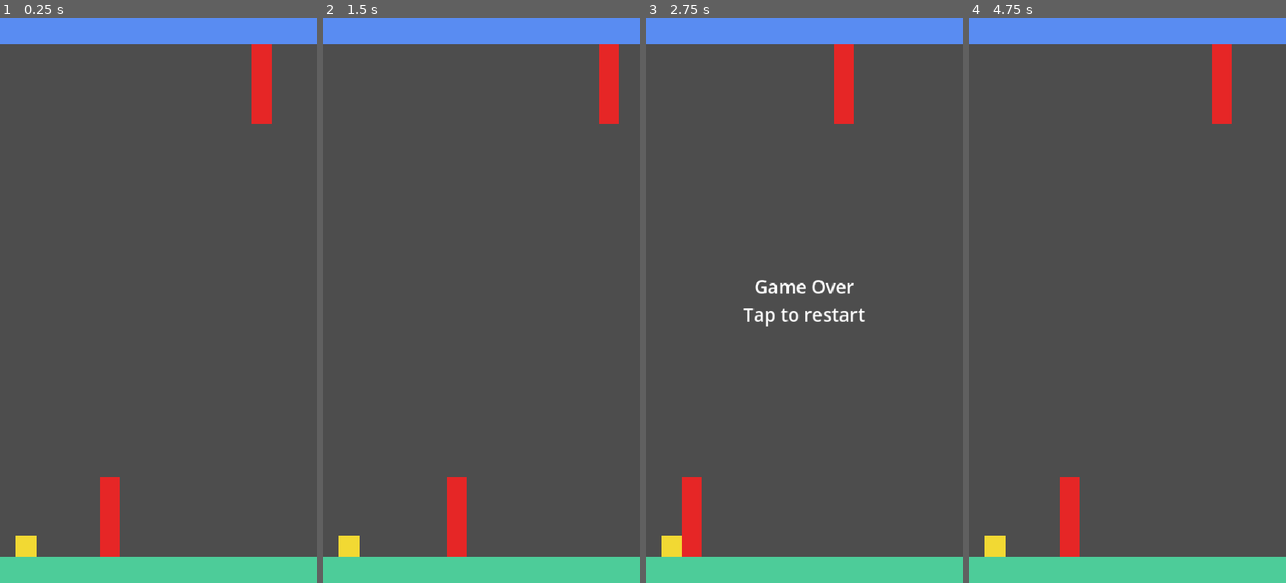
Above: before the commit, frames 1-4 (left to right).
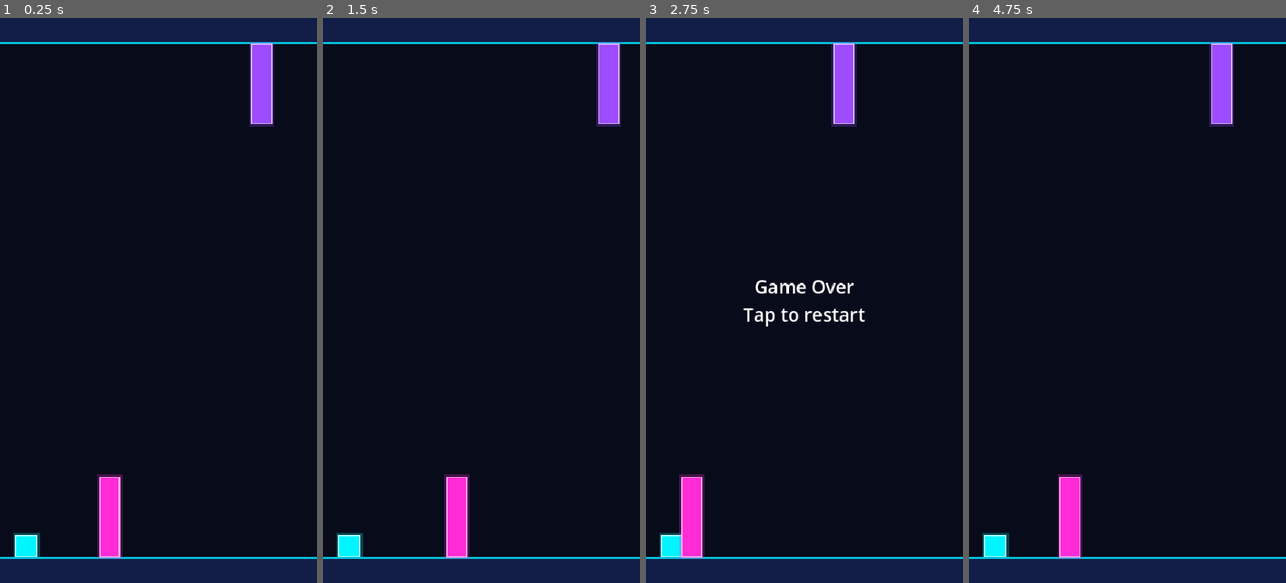
Above: after the commit, the same moments.

Repository: aniketsagar/gravity-flip
Game: Godot game, scene res://scenes/main.tscn
Same seed, same stepped clock (60 frames per second), same inputs: the game is played once before the commit and once after it.
Inputs (mouse positions are in pixels of both pictures, inside the frame that each line leads up to):
- Up to frame 1 (0.25 s): no input
- Up to frame 2 (1.5 s): move the mouse to (551, 272) at 0.52 s; click (551, 272) at 0.67 s; tap Enter at 1.25 s; move the mouse to (418, 328) at 1.27 s; click (418, 328) at 1.42 s
- Up to frame 3 (2.75 s): move the mouse to (836, 176) at 2.02 s; click (836, 176) at 2.17 s
- Up to frame 4 (4.75 s): tap Enter at 2.75, 4.25 s; move the mouse to (1111, 413) at 2.77 s; click (1111, 413) at 2.92 s; move the mouse to (1222, 385) at 3.52 s; click (1222, 385) at 3.67 s; move the mouse to (1032, 215) at 4.27 s; click (1032, 215) at 4.42 s

The runs differ from the first frame. In frame 1, 100% of the frame differs, in the area x 0-100%, y 0-100%; in frame 2, 100%; in frame 3, 100%; in frame 4, 100%.

Commit message:
feat: neon arcade visuals for player, hazards and surfaces
Cyan player, magenta ground and violet ceiling hazards with outline and
halo nodes, cyan accent on ground and ceiling, navy clear colour. Visual
only; collision shapes and gameplay are unchanged.

Co-Authored-By: Claude Sonnet 5.5 <noreply@anthropic.com>

Diff:
--- a/project.godot
+++ b/project.godot
@@ -31,6 +31,7 @@
 
 [rendering]
 
+environment/defaults/default_clear_color=Color(0.031, 0.043, 0.102, 1)
 rendering_device/driver.windows="d3d12"
 renderer/rendering_method="gl_compatibility"
 renderer/rendering_method.mobile="gl_compatibility"
--- a/scenes/hazard.tscn
+++ b/scenes/hazard.tscn
@@ -10,5 +10,15 @@
 
 [node name="CollisionShape2D" type="CollisionShape2D" parent="."]
 
+[node name="Halo" type="ColorRect" parent="."]
+mouse_filter = 2
+color = Color(1, 0.17, 0.84, 0.25)
+
 [node name="Visual" type="ColorRect" parent="."]
-color = Color(0.9, 0.15, 0.15, 1)
+color = Color(1, 0.17, 0.84, 1)
+
+[node name="Outline" type="ReferenceRect" parent="."]
+mouse_filter = 2
+border_color = Color(1, 0.7, 0.94, 1)
+border_width = 2.0
+editor_only = false
--- a/scenes/main.tscn
+++ b/scenes/main.tscn
@@ -23,12 +23,30 @@
 [node name="CollisionShape2D" type="CollisionShape2D" parent="Player" unique_id=193951648]
 shape = SubResource("RectangleShape2D_player")
 
+[node name="Halo" type="ColorRect" parent="Player"]
+mouse_filter = 2
+offset_left = -20.0
+offset_top = -20.0
+offset_right = 20.0
+offset_bottom = 20.0
+color = Color(0, 0.96, 1, 0.25)
+
 [node name="Visual" type="ColorRect" parent="Player" unique_id=1707374400]
 offset_left = -16.0
 offset_top = -16.0
 offset_right = 16.0
 offset_bottom = 16.0
-color = Color(0.95, 0.85, 0.2, 1)
+color = Color(0, 0.96, 1, 1)
+
+[node name="Outline" type="ReferenceRect" parent="Player"]
+mouse_filter = 2
+offset_left = -16.0
+offset_top = -16.0
+offset_right = 16.0
+offset_bottom = 16.0
+border_color = Color(0.7, 1, 1, 1)
+border_width = 2.0
+editor_only = false
 
 [node name="Ground" type="StaticBody2D" parent="." unique_id=472901418]
 position = Vector2(240, 834)
@@ -41,7 +59,15 @@
 offset_top = -20.0
 offset_right = 240.0
 offset_bottom = 20.0
-color = Color(0.3, 0.8, 0.6, 1)
+color = Color(0.07, 0.12, 0.28, 1)
+
+[node name="Accent" type="ColorRect" parent="Ground"]
+mouse_filter = 2
+offset_left = -240.0
+offset_top = -20.0
+offset_right = 240.0
+offset_bottom = -17.0
+color = Color(0, 0.75, 0.85, 1)
 
 [node name="Ceiling" type="StaticBody2D" parent="." unique_id=344784266]
 position = Vector2(240, 20)
@@ -54,7 +80,15 @@
 offset_top = -20.0
 offset_right = 240.0
 offset_bottom = 20.0
-color = Color(0.35, 0.55, 0.95, 1)
+color = Color(0.07, 0.12, 0.28, 1)
+
+[node name="Accent" type="ColorRect" parent="Ceiling"]
+mouse_filter = 2
+offset_left = -240.0
+offset_top = 17.0
+offset_right = 240.0
+offset_bottom = 20.0
+color = Color(0, 0.75, 0.85, 1)
 
 [node name="Hazards" type="Node2D" parent="." unique_id=955746124]
 
--- a/scripts/hazard.gd
+++ b/scripts/hazard.gd
@@ -1,4 +1,10 @@
 extends Area2D
+
+const GROUND_COLOR := Color("ff2bd6")
+const CEILING_COLOR := Color("9d4dff")
+# The halo is the core colour at low alpha, a few pixels larger on every side.
+const HALO_PAD := 4.0
+const HALO_ALPHA := 0.25
 
 var size := Vector2.ZERO
 var ceiling_side := false
@@ -26,3 +32,13 @@
 	var visual: ColorRect = $Visual
 	visual.size = size
 	visual.position = -size / 2.0
+	var core := CEILING_COLOR if on_ceiling else GROUND_COLOR
+	visual.color = core
+	var halo: ColorRect = $Halo
+	halo.color = Color(core, HALO_ALPHA)
+	halo.size = size + Vector2.ONE * HALO_PAD * 2.0
+	halo.position = -halo.size / 2.0
+	var outline: ReferenceRect = $Outline
+	outline.border_color = core.lightened(0.6)
+	outline.size = size
+	outline.position = -size / 2.0
--- a/scripts/main.gd
+++ b/scripts/main.gd
@@ -2,6 +2,7 @@
 
 const SCROLL_SPEED := 200.0
 const SURFACE_THICKNESS := 40.0
+const ACCENT_THICKNESS := 3.0
 const START_MARGIN := 40.0
 const PLAYER_HALF := 16.0
 # Taps are ignored briefly after a crash (so frantic taps don't skip the game-over
@@ -158,18 +159,23 @@
 # so place everything from the actual visible rect.
 func _layout() -> void:
 	var rect := get_viewport().get_visible_rect()
-	_place_surface(_ceiling, rect, rect.position.y + SURFACE_THICKNESS / 2.0)
-	_place_surface(_ground, rect, rect.end.y - SURFACE_THICKNESS / 2.0)
+	_place_surface(_ceiling, rect, rect.position.y + SURFACE_THICKNESS / 2.0, false)
+	_place_surface(_ground, rect, rect.end.y - SURFACE_THICKNESS / 2.0, true)
 	_place_hazards()
 	_refresh_hazards()
 	_game_over.position = Vector2(rect.position.x, rect.get_center().y - _game_over.size.y / 2.0)
 	_game_over.size.x = rect.size.x
 
 
-func _place_surface(body: StaticBody2D, rect: Rect2, center_y: float) -> void:
+# accent_on_top puts the thin accent line on the top edge (ground) instead of the bottom (ceiling),
+# so it always runs along the edge facing the play area.
+func _place_surface(body: StaticBody2D, rect: Rect2, center_y: float, accent_on_top: bool) -> void:
 	var size := Vector2(rect.size.x, SURFACE_THICKNESS)
 	body.position = Vector2(rect.get_center().x, center_y)
 	(body.get_node("CollisionShape2D").shape as RectangleShape2D).size = size
 	var visual: ColorRect = body.get_node("Visual")
 	visual.size = size
 	visual.position = -size / 2.0
+	var accent: ColorRect = body.get_node("Accent")
+	accent.size = Vector2(size.x, ACCENT_THICKNESS)
+	accent.position = Vector2(-size.x / 2.0, -size.y / 2.0 if accent_on_top else size.y / 2.0 - ACCENT_THICKNESS)
